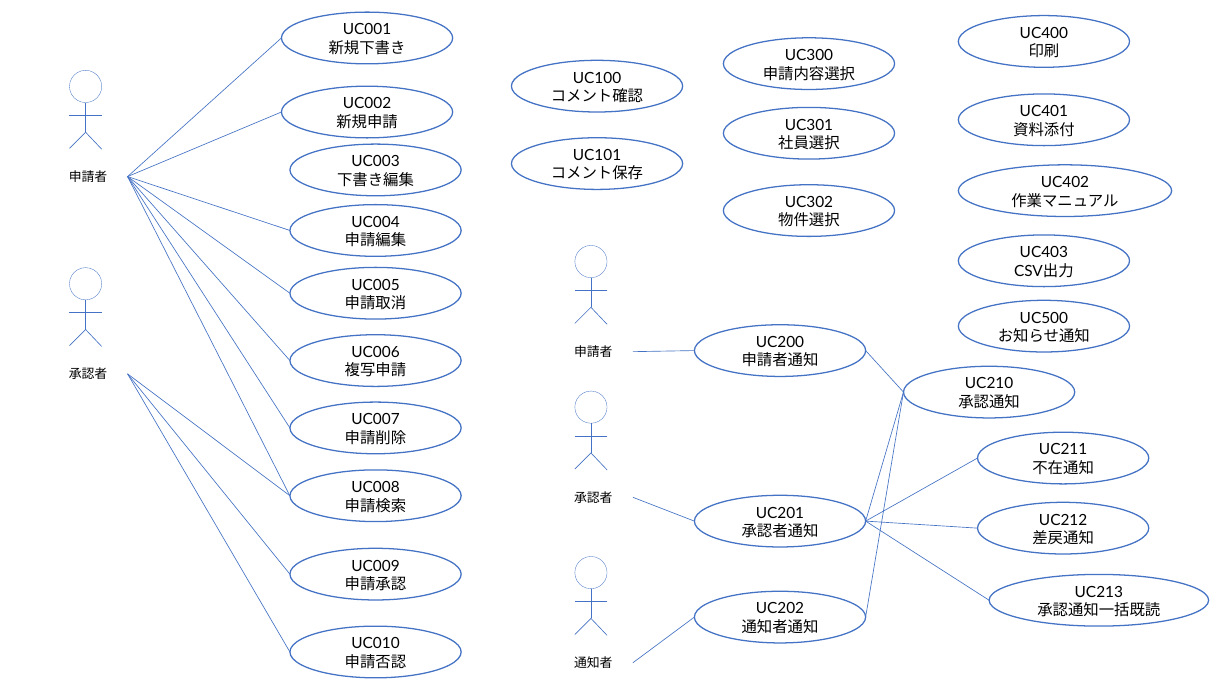
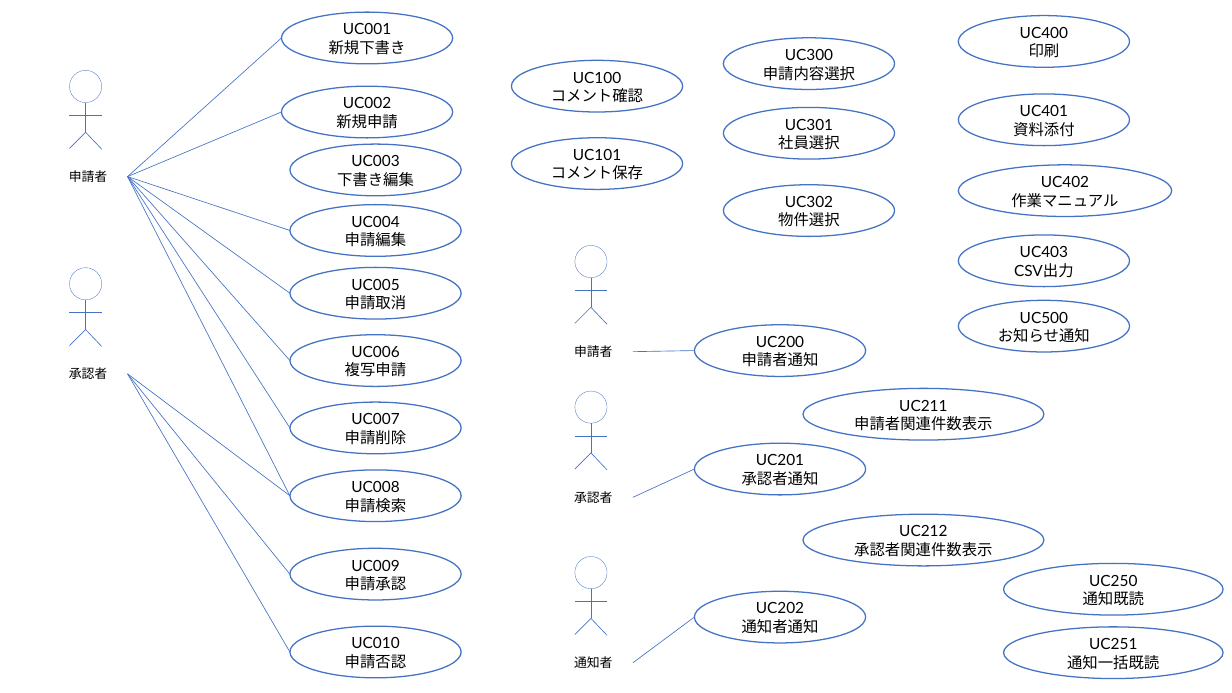
Before and after one commit to haphuongnt96/Django-REST-Practice, a slide deck: slide 1 of docs/設計資料/01_画面/use_case_diagram.pptx. Drawn at 1232x693 pixels with LibreOffice and Linux fonts; fonts in the diff are those of the drawing. Boxes give left, top, right and bottom in pixels: in the first picture for what was removed or moved away, otherwise in the second. Text is boxed around its words. In the diff, an @@ line names an element or a change of style, - is before the commit and + after.

```diff
--- a/docs/設計資料/01_画面/use_case_diagram.pptx
+++ b/docs/設計資料/01_画面/use_case_diagram.pptx
@@ line removed from (904, 392) to (866, 350) @@
@@ ellipse added at [803,388,1044,440], fill #FFFFFF, outline #4472C4 1 pt, 12 pt, text #000000 @@
+UC211
+申請者関連件数表示
@@ ellipse removed at [904,366,1075,418] @@
-UC210
-承認通知
@@ line removed from (904, 392) to (866, 521) @@
@@ line removed from (904, 392) to (866, 617) @@
@@ ellipse "UC201": place and size @@
-ellipse "UC201" at [695,495,866,547]
+ellipse "UC201" at [695,444,866,495]
@@ ellipse removed at [978,433,1149,484] @@
-UC211
-不在通知
@@ line moved from (633, 497) - (695, 521) to (633, 497) - (695, 470) @@
@@ line removed from (978, 458) to (866, 521) @@
@@ ellipse removed at [978,503,1149,555] @@
-UC212
-差戻通知
@@ ellipse added at [803,515,1044,567], fill #FFFFFF, outline #4472C4 1 pt, 12 pt, text #000000 @@
+UC212
+承認者関連件数表示
@@ line removed from (978, 529) to (866, 521) @@
@@ line removed from (866, 521) to (989, 601) @@
@@ ellipse "UC250": place and size @@
-ellipse "UC250" at [989,575,1209,627]
+ellipse "UC250" at [1004,564,1224,616]
@@ text in ellipse at [1083,575,1145,605]: text changed @@
-UC213
-承認通知一括既読
+UC250
+通知既読
@@ ellipse added at [1004,627,1224,678], fill #FFFFFF, outline #4472C4 1 pt, 12 pt, text #000000 @@
+UC251
+通知一括既読
```
Also in this commit, not shown: 12 other files.
